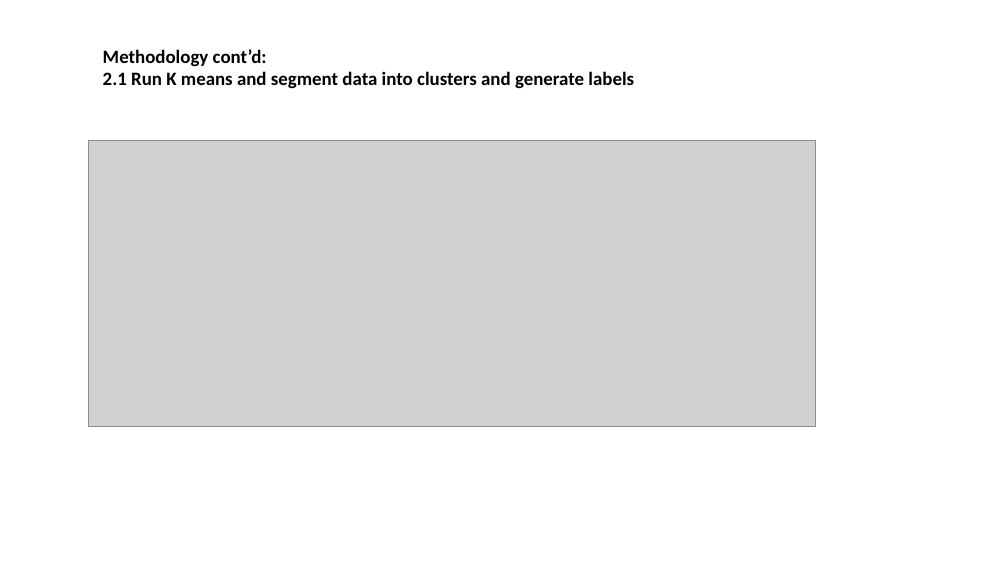
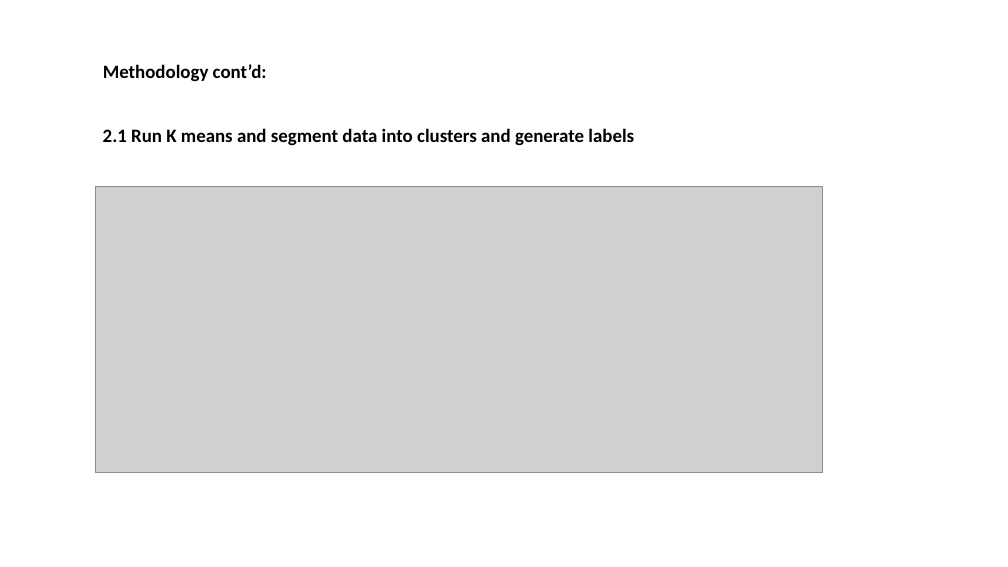
Before and after one commit to vir007/Coursera_Capstone, a slide deck: slide 9 of Week 4_5/Week_5_Presentation.pptx. Drawn at 1008x567 pixels with LibreOffice and Linux fonts; fonts in the diff are those of the drawing; grey boxes stand for pictures. Boxes give left, top, right and bottom in pixels: in the first picture for what was removed or moved away, otherwise in the second. Text is boxed around its words. In the diff, an @@ line names an element or a change of style, - is before the commit and + after.

```diff
--- a/Week 4_5/Week_5_Presentation.pptx
+++ b/Week 4_5/Week_5_Presentation.pptx
@@ text at [103, 49, 267, 67]: paragraph removed @@
-Methodology cont’d:
@@ text added at [103, 64, 267, 82], 18 pt, text #000000, bold @@
+Methodology cont’d:
@@ text "2.1 Run K means and ...": place and size @@
-text "2.1 Run K means and ..." at [103, 49, 634, 89]
+text "2.1 Run K means and ..." at [103, 128, 634, 146]
@@ picture: place and size @@
-picture at [88, 141, 815, 426]
+picture at [95, 187, 822, 473]
```
Also in this commit, not shown: 10 other slides changed, 1 other file.
